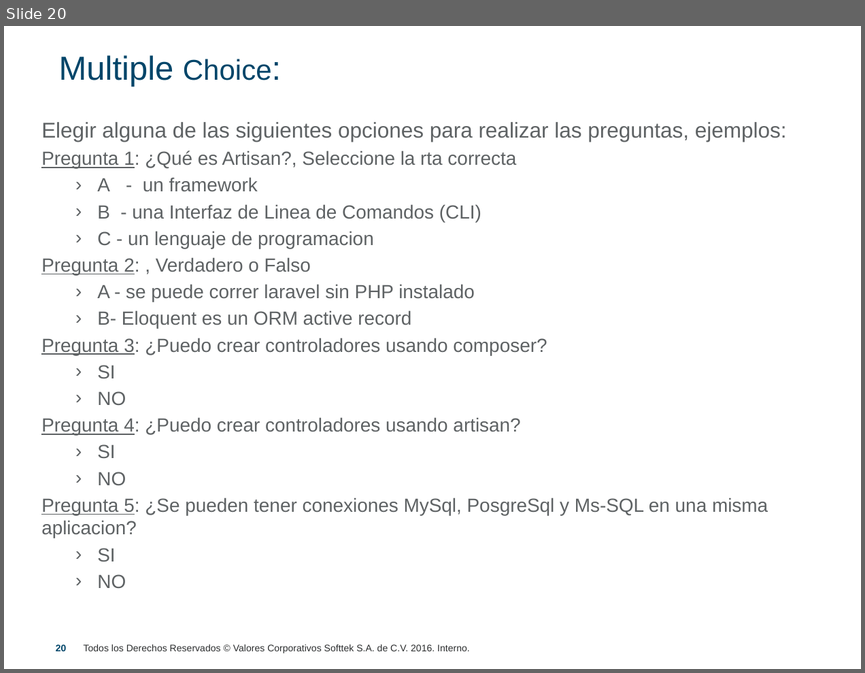
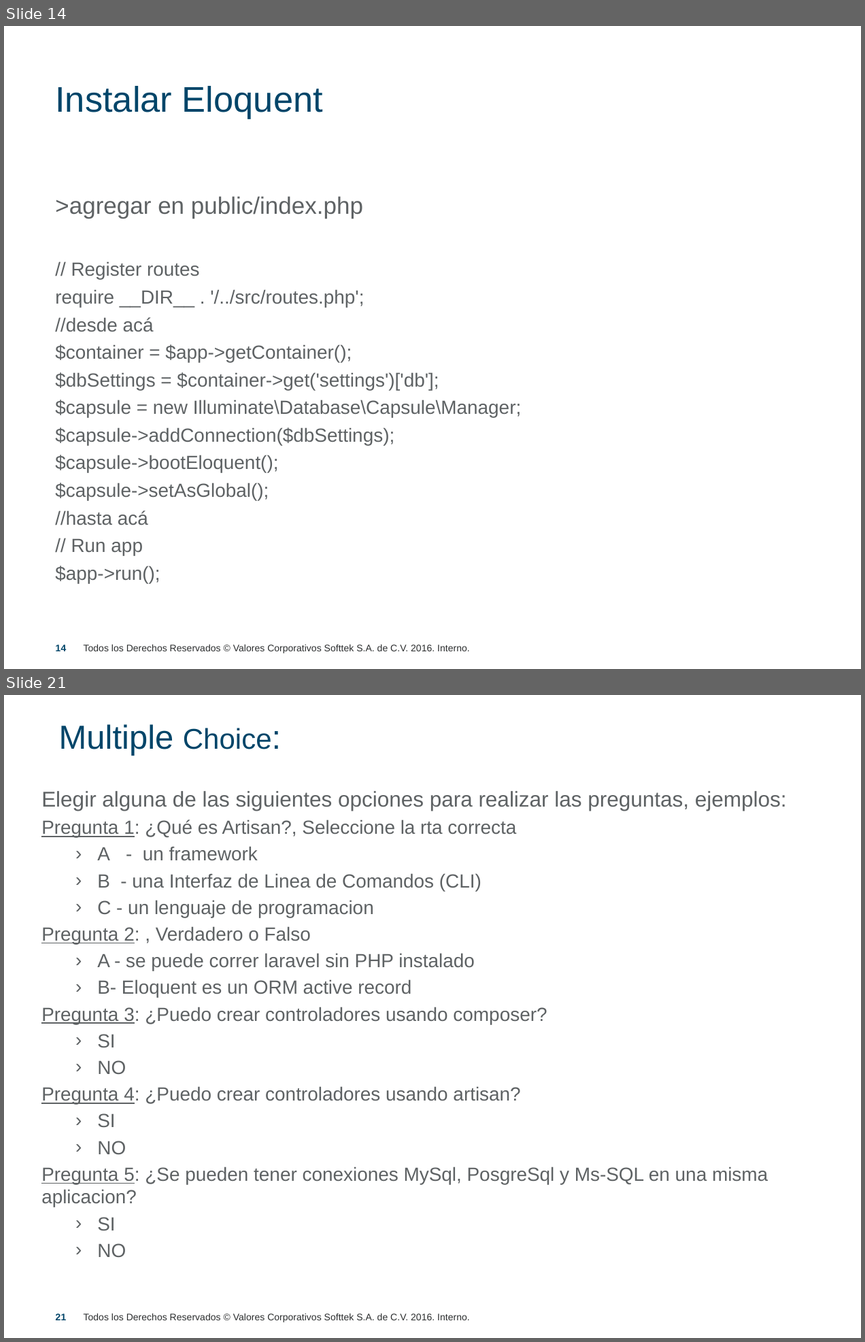
Before and after one commit to precagno/clase_slim, a slide deck: ppt_capacitacion_slim.pptx. Shown one above the other, each under a label of ours: slide 20 before the commit, slides 14 and 21 after it; the slides between them are not shown. The pictures are 865x673 and 865x1342 pixels, drawn with LibreOffice and Linux fonts; fonts in the diff are those of the drawing; background and template pictures are left out. Boxes give left, top, right and bottom in pixels: in the first picture for what was removed or moved away, otherwise in the second. Text is boxed around its words. In the diff, an @@ line names an element or a change of style, - is before the commit and + after.

```diff
--- a/ppt_capacitacion_slim.pptx
+++ b/ppt_capacitacion_slim.pptx
@@ slide 14 added at [4,26,861,669], background #FFFFFF; not listed: 1 template element that a slide beside it also shows @@
@@ text added at [55,86,323,119], 30 pt, text #004569 @@
+Instalar Eloquent
@@ text added at [55,196,521,583], 16 pt, text #5E6264 @@
+>agregar en public/index.php
+// Register routes
+require __DIR__ . '/../src/routes.php';
+//desde acá
+$container = $app->getContainer();
+$dbSettings = $container->get('settings')['db'];
+$capsule = new Illuminate\Database\Capsule\Manager;
+$capsule->addConnection($dbSettings);
+$capsule->bootEloquent();
+$capsule->setAsGlobal();
+//hasta acá
+// Run app
+$app->run();
@@ page number added at [56,644,67,651], 8 pt, text #004569, bold @@
+14
@@ what was slide 20 is now slide 21 @@
@@ page number at [56,1313,67,1320]: text changed @@
-20
+21
```
Also in this commit, not shown: 12 slides changed, 6 other slides added, 6 slides removed.
